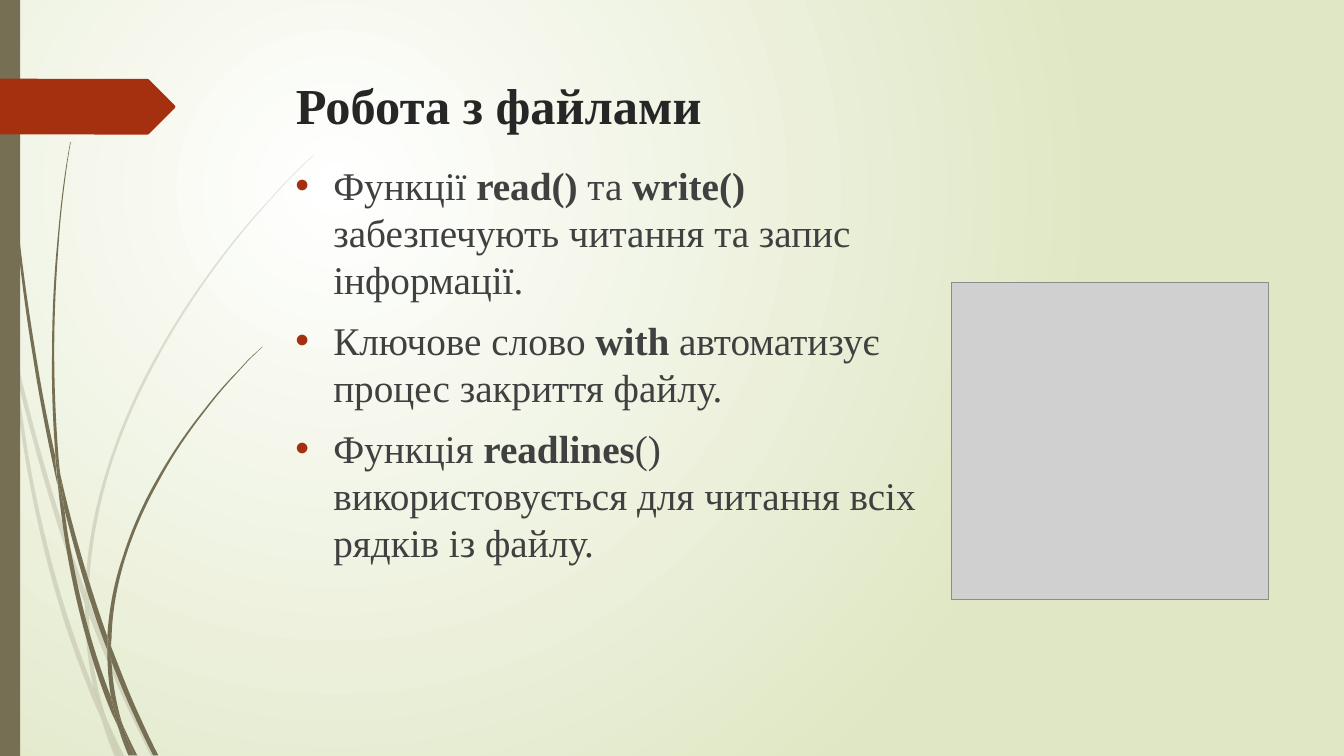
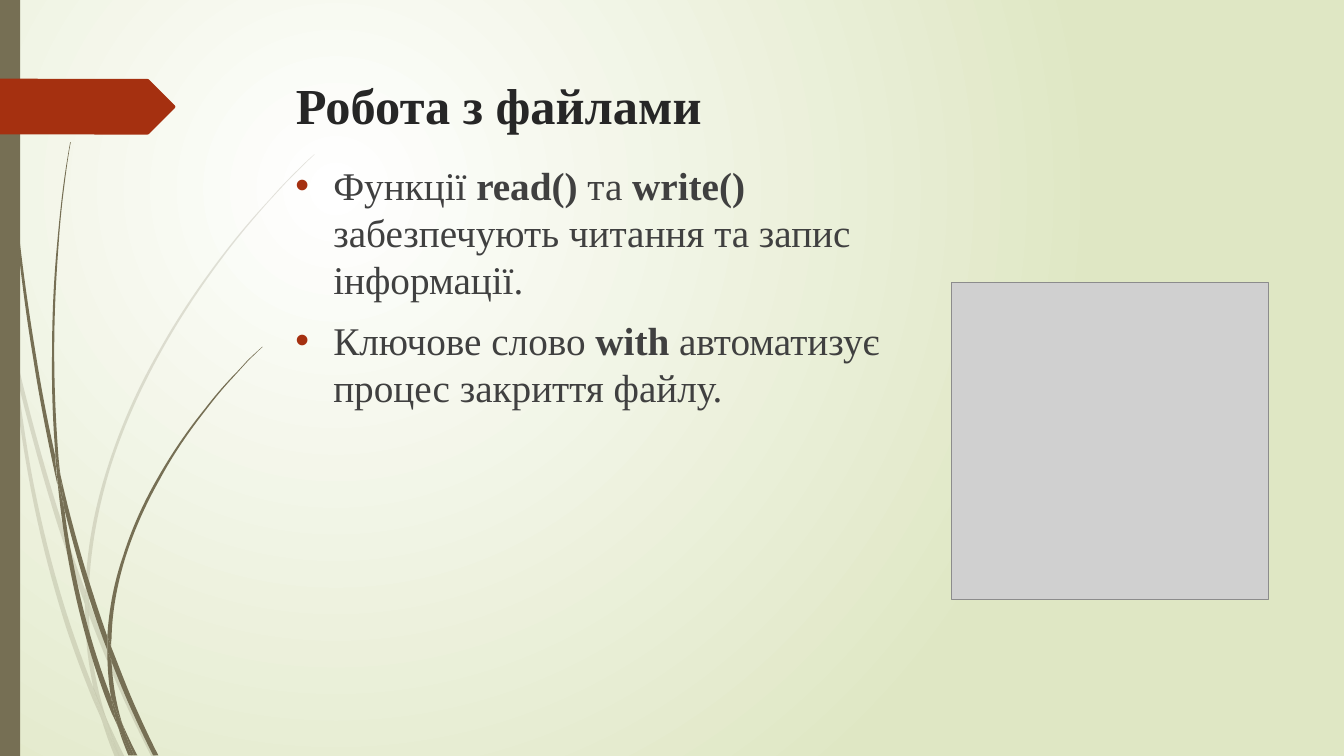
Before and after one commit to idyuba/TechnologiiProgramuvannia, a slide deck: slide 3 of lectures/topic_06/presentationTopic_06.pptx. Drawn at 1344x756 pixels with LibreOffice and Linux fonts; fonts in the diff are those of the drawing; grey boxes stand for pictures. Boxes give left, top, right and bottom in pixels: in the first picture for what was removed or moved away, otherwise in the second. Text is boxed around its words. In the diff, an @@ line names an element or a change of style, - is before the commit and + after.

```diff
--- a/lectures/topic_06/presentationTopic_06.pptx
+++ b/lectures/topic_06/presentationTopic_06.pptx
@@ text at box(333, 436, 916, 565): paragraph removed @@
-• Функція readlines() використовується для читання всіх рядків із файлу.
```
Also in this commit, not shown: 1 slide added, 1 slide removed, 12 other files.
